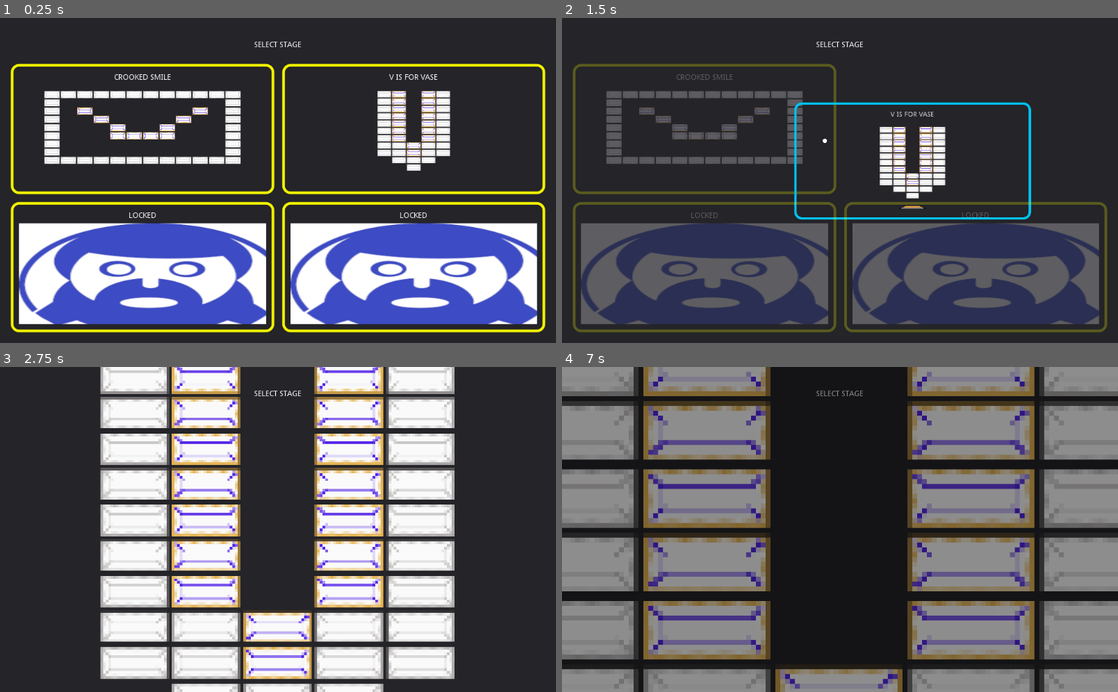
Above: before the commit, frames 1-4 (two rows, left to right).
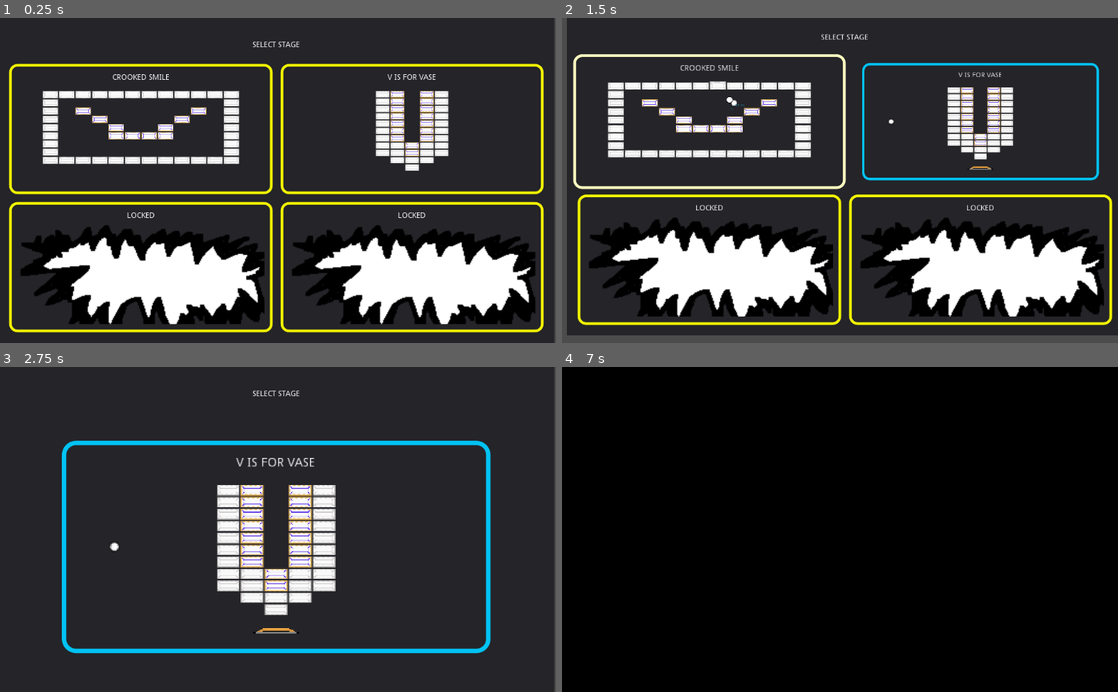
Above: after the commit, the same moments.

Repository: Anatolij-Grigorjev/Breakout4Godot
Game: Godot game, scene res://menus/StageSelectMenu.tscn
Two runs of this game, one before a commit and one after it. Both use one fixed random seed, a clock stepped at 60 frames per second and the inputs below. This scene is started directly instead of the project's main scene.
Inputs (mouse positions are in pixels of both pictures, inside the frame that each line leads up to):
- Up to frame 1 (0.25 s): no input
- Up to frame 2 (1.5 s): tap Enter (ui_accept) at 0.5, 0.77 s; move the mouse to (962, 164) at 0.52 s; hold Right (paddle_right) 0.53-1.25 s; tap Space (paddle_launch_ball) at 0.6 s; click (962, 164) at 0.67 s; drag from (728, 196) to (812, 245) at 1.27 s
- Up to frame 3 (2.75 s): move the mouse to (333, 458) at 2.02 s; hold Right (paddle_right) from 2.03 s (still down); tap Alt at 2.1 s
- Up to frame 4 (7 s): release Right (paddle_right) at 2.75 s; drag from (812, 594) to (673, 480) at 2.77 s; move the mouse to (1006, 578) at 3.52 s; hold Left (paddle_left) 3.53-4.25 s; tap Space (paddle_launch_ball) at 3.6, 6.6 s; tap Enter (ui_accept) at 3.77, 4.25, 5, 5.75, 6.5, 6.77 s; drag from (673, 480) to (756, 448) at 4.27 s; move the mouse to (867, 529) at 5.02 s; hold Left (paddle_left) 5.03-5.75 s; tap Alt at 5.1 s; click (867, 529) at 5.17 s; drag from (756, 448) to (728, 545) at 5.77 s; move the mouse to (962, 513) at 6.52 s; hold Right (paddle_right) from 6.53 s (still down)

The runs differ from the first frame. In frame 1, 28% of the frame differs, in the area x 1-100%, y 0-100%; in frame 2, 49%; in frame 3, 52%; in frame 4, 69%, in the area x 0-100%, y 0-100%.

Commit message:
add paddle land effect with shake

Diff:
--- a/game/menus/SelectStagePaddle.tscn
+++ b/game/menus/SelectStagePaddle.tscn
@@ -1,6 +1,7 @@
-[gd_scene load_steps=4 format=2]
+[gd_scene load_steps=5 format=2]
 
 [ext_resource path="res://paddle/paddle.png" type="Texture" id=1]
+[ext_resource path="res://bricks/shout_template1.png" type="Texture" id=2]
 
 [sub_resource type="Animation" id=2]
 length = 0.001
@@ -28,10 +29,22 @@
 "update": 0,
 "values": [ 0.0 ]
 }
+tracks/2/type = "value"
+tracks/2/path = NodePath("Splash:scale")
+tracks/2/interp = 1
+tracks/2/loop_wrap = true
+tracks/2/imported = false
+tracks/2/enabled = true
+tracks/2/keys = {
+"times": PoolRealArray( 0 ),
+"transitions": PoolRealArray( 1 ),
+"update": 0,
+"values": [ Vector2( 1, 1 ) ]
+}
 
 [sub_resource type="Animation" id=1]
 resource_name = "appear"
-length = 0.6
+length = 0.7
 tracks/0/type = "value"
 tracks/0/path = NodePath("Sprite:scale")
 tracks/0/interp = 1
@@ -56,8 +69,24 @@
 "update": 0,
 "values": [ 90.0, 1080.0 ]
 }
+tracks/2/type = "value"
+tracks/2/path = NodePath("Splash:scale")
+tracks/2/interp = 1
+tracks/2/loop_wrap = true
+tracks/2/imported = false
+tracks/2/enabled = true
+tracks/2/keys = {
+"times": PoolRealArray( 0, 0.4, 0.5, 0.7 ),
+"transitions": PoolRealArray( 1, 0.5, 1.86607, 0.707107 ),
+"update": 0,
+"values": [ Vector2( 0, 0 ), Vector2( 1e-05, 1e-05 ), Vector2( 1, 1 ), Vector2( 0, 0 ) ]
+}
 
 [node name="SelectStagePaddle" type="Node2D"]
+
+[node name="Splash" type="Sprite" parent="."]
+modulate = Color( 0, 0, 0, 0.666667 )
+texture = ExtResource( 2 )
 
 [node name="Sprite" type="Sprite" parent="."]
 texture = ExtResource( 1 )
--- a/game/menus/StageSelectBlock.gd
+++ b/game/menus/StageSelectBlock.gd
@@ -129,10 +129,9 @@
 	$TouchPanel.disconnect("mouse_exited", self, "_on_Panel_mouse_exited")
 	var paddle = _fire_selection_paddle()
 	anim.play("select")
-
-	yield(paddle.get_node("AnimationPlayer"), "animation_finished")
+	var anim_length = paddle.get_node("AnimationPlayer").get_animation("appear").length
+	yield(get_tree().create_timer(anim_length - 0.2), "timeout")
 	ball.stop()
-
 	emit_signal("selected_stage_ready", self)
 
 
--- a/game/menus/StageSelectBlock.tscn
+++ b/game/menus/StageSelectBlock.tscn
@@ -2,7 +2,7 @@
 
 [ext_resource path="res://menus/StageSelectBlock.gd" type="Script" id=1]
 [ext_resource path="res://bricks/BricksMapSmile.tscn" type="PackedScene" id=2]
-[ext_resource path="res://asset_lib_icon.png" type="Texture" id=3]
+[ext_resource path="res://bricks/shout_template1.png" type="Texture" id=3]
 [ext_resource path="res://Barrier.tscn" type="PackedScene" id=4]
 
 [sub_resource type="StyleBoxFlat" id=1]
--- a/game/menus/StageSelectMenu.gd
+++ b/game/menus/StageSelectMenu.gd
@@ -10,7 +10,8 @@
 
 
 func _on_stage_selection_ready(stage: Control):
-
+	$Camera2D/ScreenShake.beginShake(0.3, 18, 25)
+	yield($Camera2D/ScreenShake, "shake_ended")
 	_start_fade_all_except(stage)
 	_tween_stage_to_center(stage)
 	yield(tween, "tween_all_completed")
--- a/game/menus/StageSelectMenu.tscn
+++ b/game/menus/StageSelectMenu.tscn
@@ -1,9 +1,10 @@
-[gd_scene load_steps=5 format=2]
+[gd_scene load_steps=6 format=2]
 
 [ext_resource path="res://menus/StageSelectBlock.tscn" type="PackedScene" id=1]
 [ext_resource path="res://menus/StageSelectMenu.gd" type="Script" id=2]
 [ext_resource path="res://bricks/BricksMapVase.tscn" type="PackedScene" id=3]
 [ext_resource path="res://tools/FadeToBlack.tscn" type="PackedScene" id=4]
+[ext_resource path="res://tools/CameraShake.tscn" type="PackedScene" id=5]
 
 [node name="StageSelectMenu" type="Control"]
 anchor_right = 1.0
@@ -96,3 +97,9 @@
 [node name="Tween" type="Tween" parent="."]
 
 [node name="FadeToBlack" parent="." instance=ExtResource( 4 )]
+
+[node name="Camera2D" type="Camera2D" parent="."]
+position = Vector2( 515, 300 )
+current = true
+
+[node name="ScreenShake" parent="Camera2D" instance=ExtResource( 5 )]
